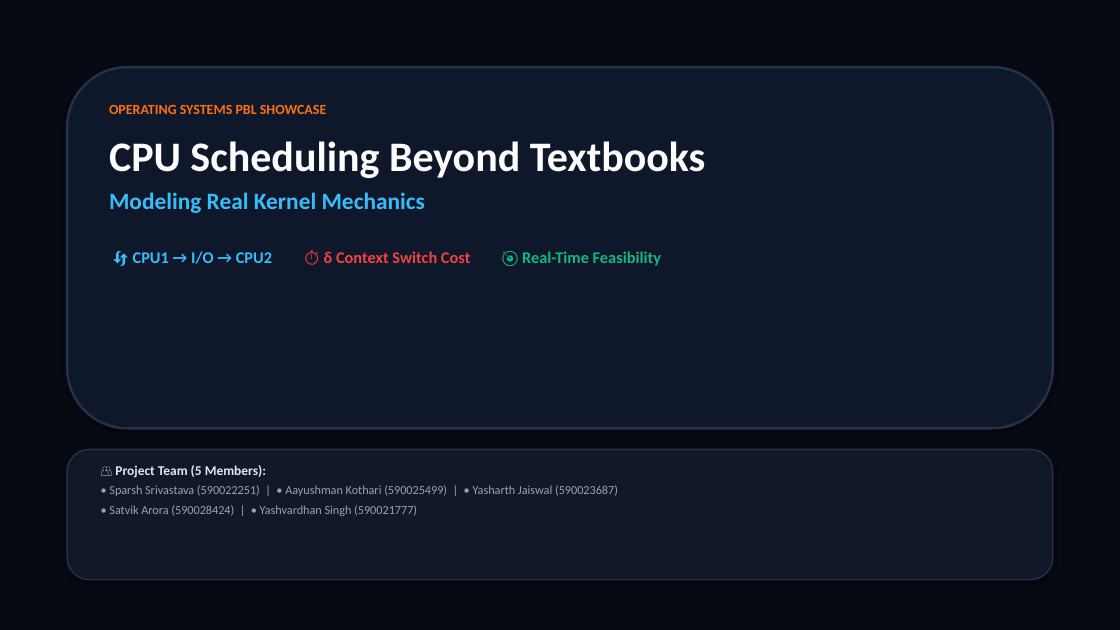
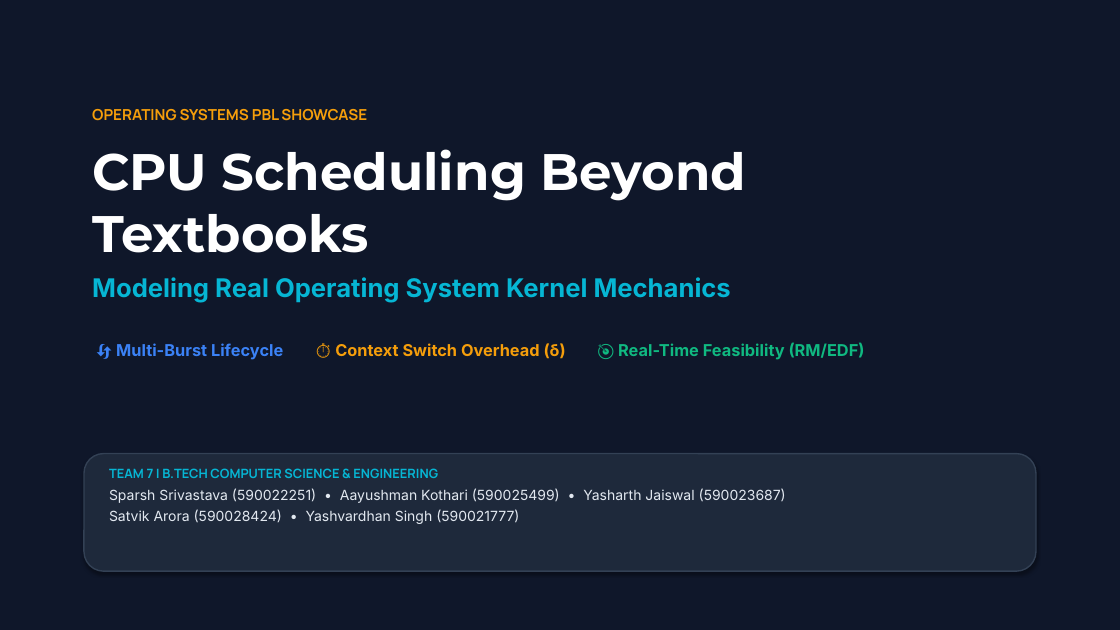
Before and after one commit to SPARSHsrihero1/OS-PBL-CPU-Scheduler, a slide deck: slide 1 of OS_PBL_Presentation_Deck.pptx. Drawn at 1120x630 pixels with LibreOffice and Linux fonts; fonts in the diff are those of the drawing. Boxes give left, top, right and bottom in pixels: in the first picture for what was removed or moved away, otherwise in the second. Text is boxed around its words. In the diff, an @@ line names an element or a change of style, - is before the commit and + after.

Commit message:
Apple Keynote style redesign: max 3 bullets, giant numbers, 85% screenshot area, aggressive whitespace

```diff
--- a/OS_PBL_Presentation_Deck.pptx
+++ b/OS_PBL_Presentation_Deck.pptx
@@ rectangle at box(0, 0, 1120, 630): fill #070A13 to #0F172A @@
@@ rounded rectangle removed at box(67, 67, 1053, 429) @@
@@ text "OPERATING SYSTEMS PBL SHOWCASE": place and size @@
-text "OPERATING SYSTEMS PBL SHOWCASE" at box(109, 105, 706, 266)
+text "OPERATING SYSTEMS PBL SHOWCASE" at box(92, 109, 865, 360)
@@ text at box(92, 109, 747, 253): size 12 to 13 pt, font Calibri to Manrope, text colour #F97316 to #F59E0B in "OPERATING SYSTEMS PBL SHOWCASE"; size 36 to 44 pt, font Calibri to Montserrat in "CPU Scheduling Beyond Textbooks"; more space between paragraphs @@
@@ text at box(92, 277, 865, 360): text changed; font Calibri to Inter; text colour #38BDF8 to #06B6D4 @@
-Modeling Real Kernel Mechanics
-🔄 CPU1 → I/O → CPU2 ⏱️ δ Context Switch Cost 🎯 Real-Time Feasibility
+Modeling Real Operating System Kernel Mechanics
+🔄 Multi-Burst Lifecycle ⏱️ Context Switch Overhead (δ) 🎯 Real-Time Feasibility (RM/EDF)
@@ rounded rectangle: place and size @@
-rounded rectangle at box(67, 450, 1053, 580)
+rounded rectangle at box(84, 454, 1036, 571)
@@ rounded rectangle at box(84, 454, 1036, 571): fill #111827 to #1E293B; outline #263248 1.2 pt to #334155 1.2 pt @@
@@ text at box(109, 468, 786, 524): text changed; size 10.5 to 12 pt; font Calibri to Inter; text colour #9CA3AF to #E2E8F0 @@
-👥 Project Team (5 Members):
-• Sparsh Srivastava (590022251) | • Aayushman Kothari (590025499) | • Yasharth Jaiswal (590023687)
-• Satvik Arora (590028424) | • Yashvardhan Singh (590021777)
+TEAM 7 | B.TECH COMPUTER SCIENCE & ENGINEERING
+Sparsh Srivastava (590022251) • Aayushman Kothari (590025499) • Yasharth Jaiswal (590023687)
+Satvik Arora (590028424) • Yashvardhan Singh (590021777)
```
Also in this commit, not shown: 7 other slides changed, 2 slides added, 2 slides removed, 1 other file.
